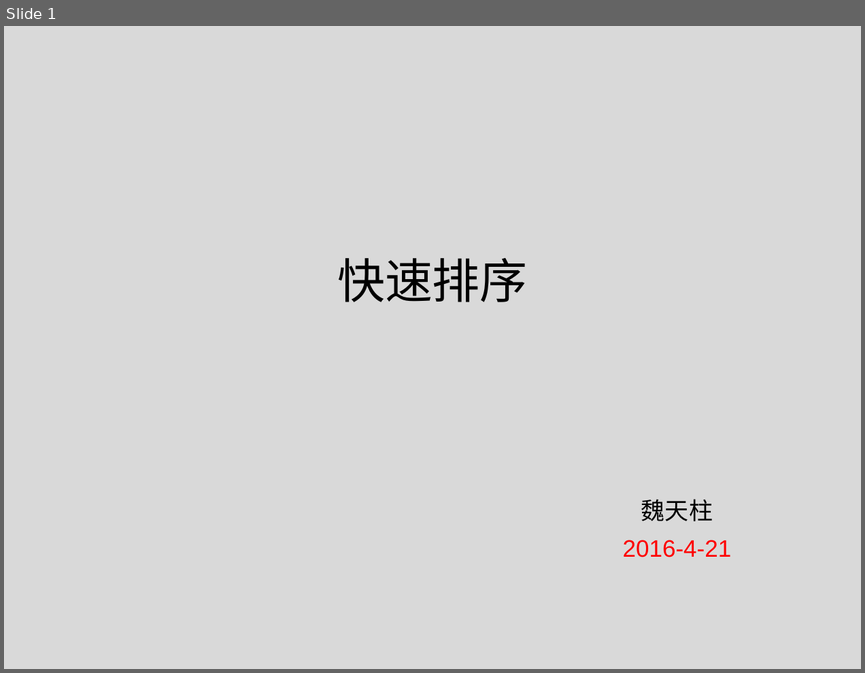
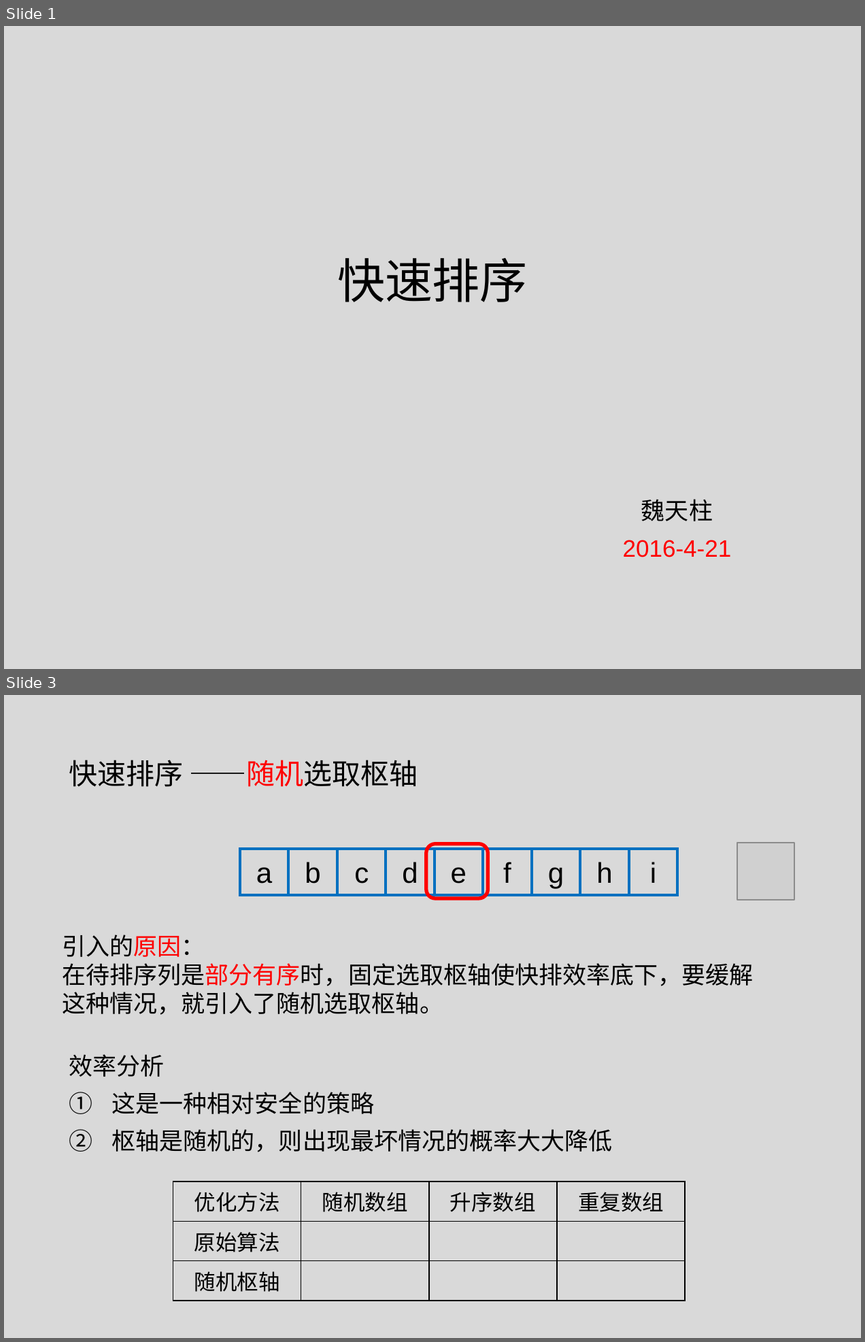
Before and after one commit to tianzhuwei/PPT, a slide deck: 快排+优化.pptx. Shown one above the other, each under a label of ours: slide 1 before the commit, slides 1 and 3 after it; the slides between them are not shown. The pictures are 865x673 and 865x1342 pixels, drawn with LibreOffice and Linux fonts; fonts in the diff are those of the drawing; grey boxes stand for pictures. Boxes give left, top, right and bottom in pixels: in the first picture for what was removed or moved away, otherwise in the second. Text is boxed around its words. In the diff, an @@ line names an element or a change of style, - is before the commit and + after.

```diff
--- a/快排+优化.pptx
+++ b/快排+优化.pptx
@@ slide 3 added at (4, 695, 861, 1338), background #D9D9D9 @@
@@ text added at (69, 760, 418, 787), 24 pt, text #000000 @@
+快速排序 ——随机选取枢轴
@@ rectangle added at (239, 849, 288, 895), outline #0070C0 2.25 pt, 24 pt, text #000000 @@
+a
@@ rectangle added at (288, 849, 337, 895), outline #0070C0 2.25 pt, 24 pt, text #000000 @@
+b
@@ rectangle added at (337, 849, 386, 895), outline #0070C0 2.25 pt, 24 pt, text #000000 @@
+c
@@ rectangle added at (385, 849, 434, 895), outline #0070C0 2.25 pt, 24 pt, text #000000 @@
+d
@@ rounded rectangle added at (426, 844, 488, 899), outline #FF0000 3 pt @@
@@ rectangle added at (434, 849, 483, 895), outline #0070C0 2.25 pt, 24 pt, text #000000 @@
+e
@@ rectangle added at (483, 849, 532, 895), outline #0070C0 2.25 pt, 24 pt, text #000000 @@
+f
@@ rectangle added at (532, 849, 581, 895), outline #0070C0 2.25 pt, 24 pt, text #000000 @@
+g
@@ rectangle added at (580, 849, 629, 895), outline #0070C0 2.25 pt, 24 pt, text #000000 @@
+h
@@ rectangle added at (629, 849, 677, 895), outline #0070C0 2.25 pt, 24 pt, text #000000 @@
+i
@@ picture added at (738, 843, 795, 900) @@
@@ text added at (62, 934, 753, 1015), 20 pt, text #000000 @@
+引入的原因：
+在待排序列是部分有序时，固定选取枢轴使快排效率底下，要缓解这种情况，就引入了随机选取枢轴。
@@ text added at (69, 1054, 613, 1152), 20 pt, text #000000 @@
+效率分析
+1. 这是一种相对安全的策略
+2. 枢轴是随机的，则出现最坏情况的概率大大降低
@@ table added at (173, 1182, 683, 1294), 3 rows, 4 columns @@
+优化方法 | 随机数组 | 升序数组 | 重复数组
+原始算法 |  |  | 
+随机枢轴 |  |  | 
```
Also in this commit, not shown: 5 other slides added, 1 slide removed.
